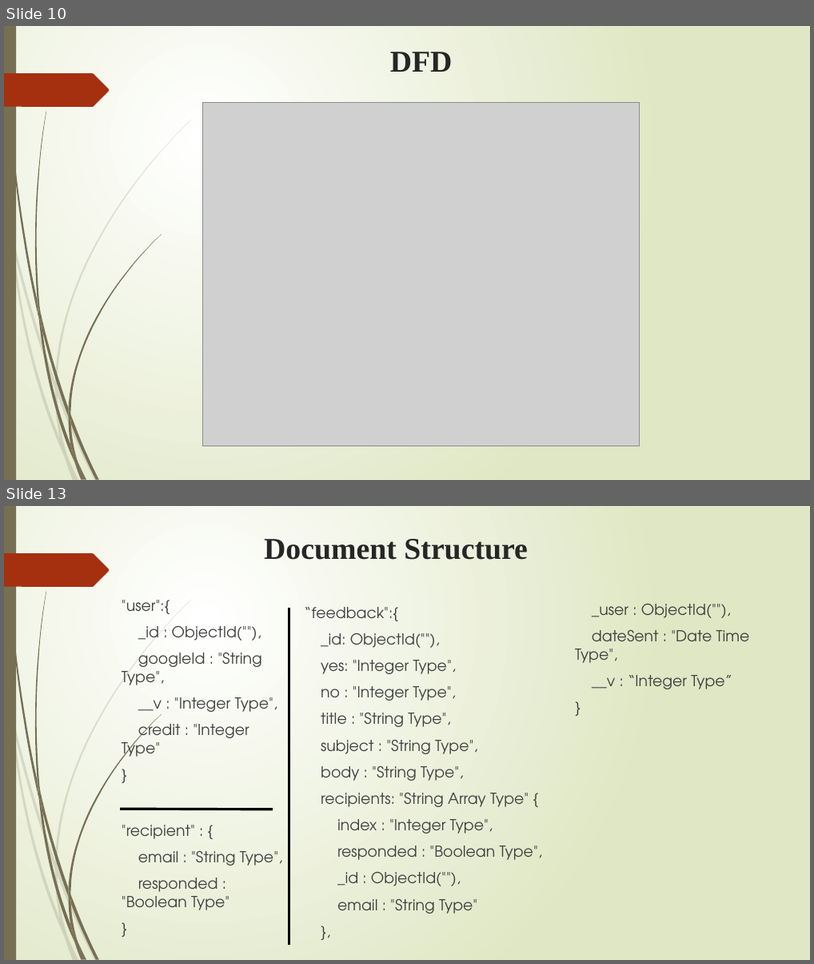
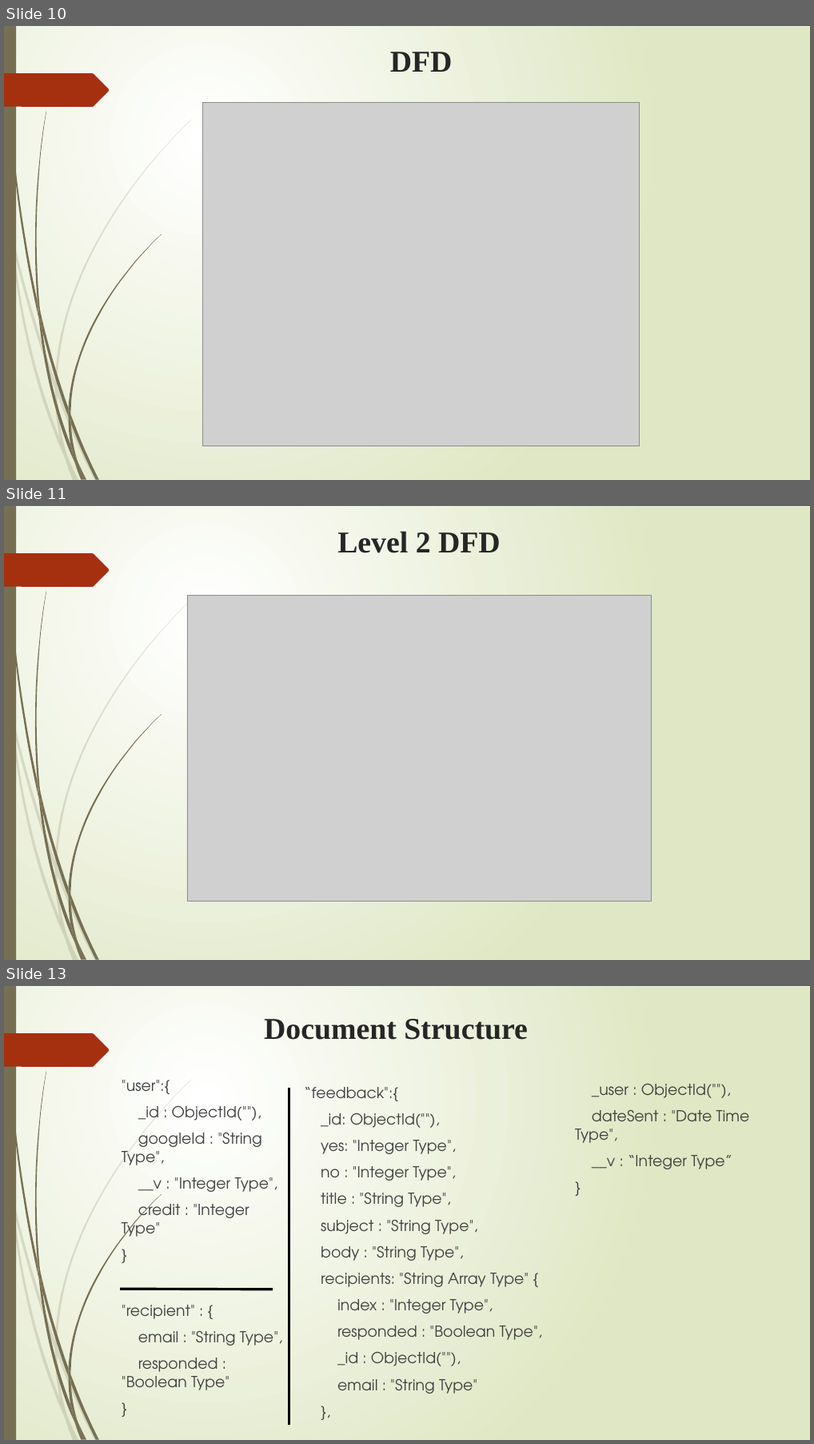
Before and after one commit to vijaykumarrpai/mca-code, a slide deck: 5thSem/Project/Bulk Email Aggregtor - Final.pptx. Shown one above the other, each under a label of ours: slides 10 and 13 before the commit, slides 10, 11 and 13 after it; the slides between them are not shown. The pictures are 814x964 and 814x1444 pixels, drawn with LibreOffice and Linux fonts; fonts in the diff are those of the drawing; grey boxes stand for pictures. Boxes give left, top, right and bottom in pixels: in the first picture for what was removed or moved away, otherwise in the second. Text is boxed around its words. In the diff, an @@ line names an element or a change of style, - is before the commit and + after.

```diff
--- a/5thSem/Project/Bulk Email Aggregtor - Final.pptx
+++ b/5thSem/Project/Bulk Email Aggregtor - Final.pptx
@@ slide 11 added at bbox=[4, 506, 810, 960], background gradient #FFFFFF to #DFE8C4; not listed: 24 template elements that a slide beside it also shows @@
@@ title added at bbox=[338, 531, 501, 553], 36 pt, text #262626, bold @@
+Level 2 DFD
@@ picture added at bbox=[187, 596, 652, 901] @@
```
Also in this commit, not shown: 1 other slide added, 2 slides removed, 5 other files.
